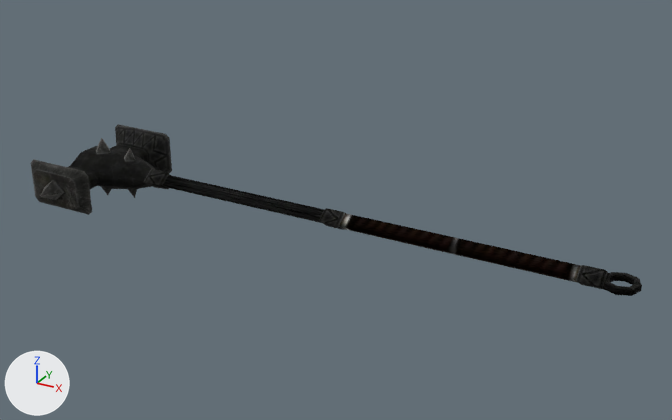
A saved change to the glTF model assets/models/KM_ITMW_2H_HAMMER_05.glb.
Before and after are seen from a 50 mm lens placed at (0.637, -1.464, 0.752), pointed at (-0.18, 0.022, 0.009). Lighting does not change. The marker at lower left points along +X, +Y and +Z. Vertices at the same position are counted once.
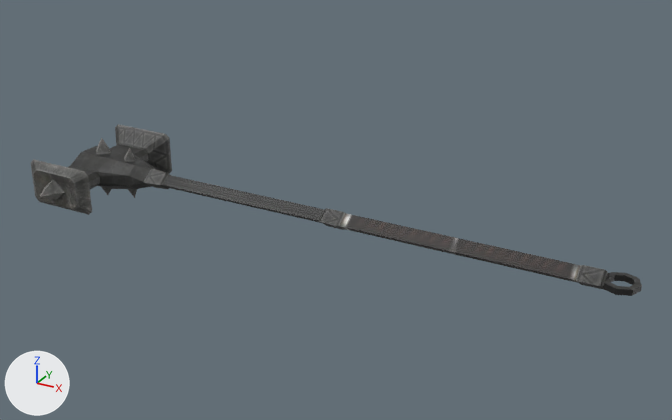
The change, as a diff of the scene's bpy script:
```diff
--- a/assets/models/KM_ITMW_2H_HAMMER_05.glb.py
+++ b/assets/models/KM_ITMW_2H_HAMMER_05.glb.py
@@ mat_km_swords_01 @@
 mat_km_swords_01.texture = img_km_swords_01
-mat_km_swords_01.metallic = 1.0
-mat_km_swords_01.roughness = 1.0
@@ mat_km_axe_01 @@
 mat_km_axe_01.texture = img_km_axe_01
-mat_km_axe_01.metallic = 1.0
-mat_km_axe_01.roughness = 1.0
@@ mat_itmeleerest_obsidian @@
 mat_itmeleerest_obsidian.texture = img_itmeleerest_obsidian
-mat_itmeleerest_obsidian.metallic = 1.0
-mat_itmeleerest_obsidian.roughness = 1.0
@@ me_mesh @@
 me_mesh.from_pydata(...)  # 230 vertices, 388 faces; spans x -0.843..0.419, y -0.196..0.196, z -0.069..0.069
 # used by ob_mesh; location = (0.0, 0.0, 0.0)
+# me_mesh part 1
+# 56 faces are deleted
+# 8 new faces join them, mat_itmeleerest_obsidian (picture img_itmeleerest_obsidian)
+# 32 new faces join them, mat_km_axe_01 (picture img_km_axe_01)
+# 16 new faces join them, mat_km_swords_01 (picture img_km_swords_01)
+# me_mesh part 2: the surface is now shaded flat
 me_mesh.materials.append(mat_km_swords_01)
```

Where the change shows, as pixel boxes [x1, y1, x2, y2] in the pictures (672 x 420 px; the box of a moved part takes in the faces that stretch with it):
'Mesh', surface changed (black to grey): [31, 124, 642, 296] in both
part 1 of me_mesh, moved or reshaped: [160, 173, 583, 284] in both
